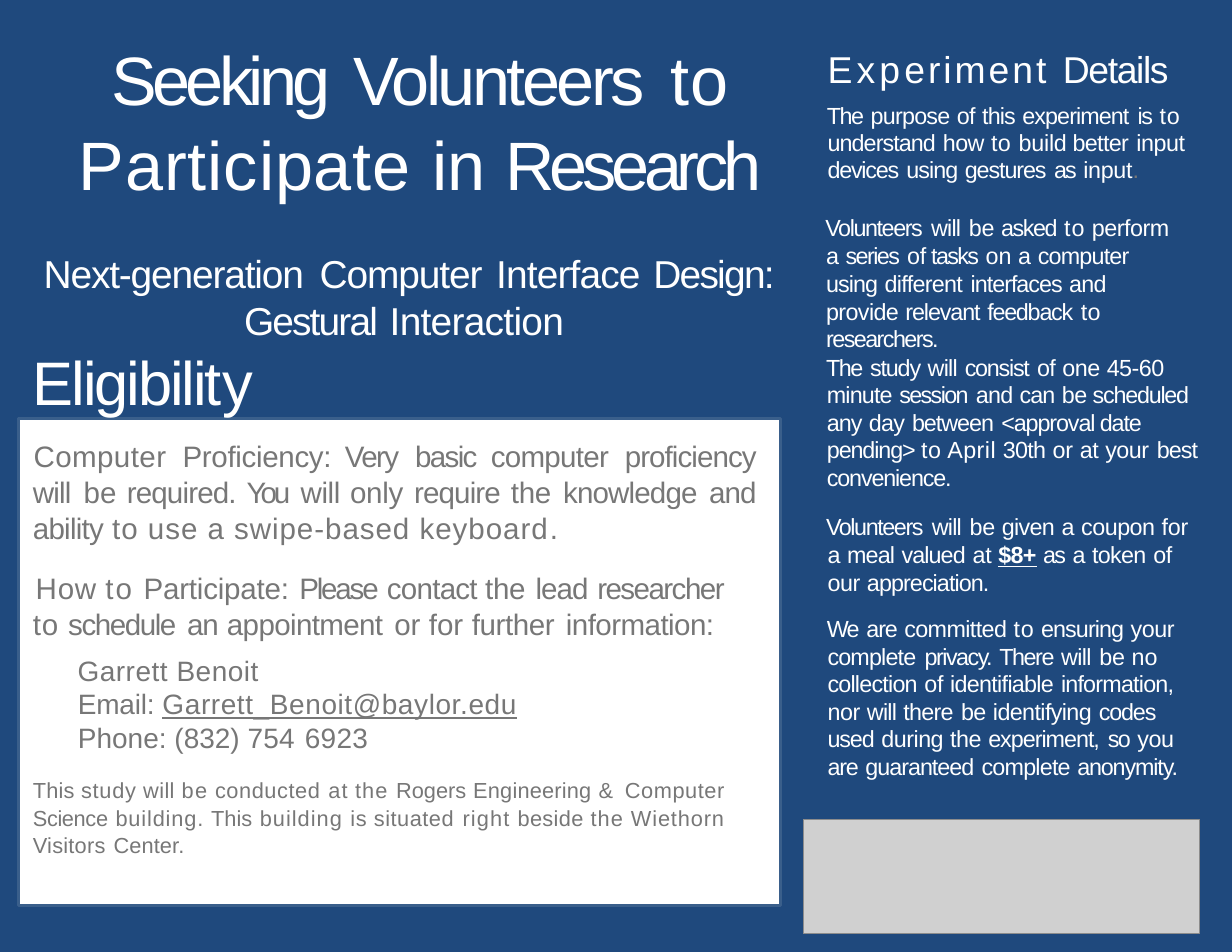
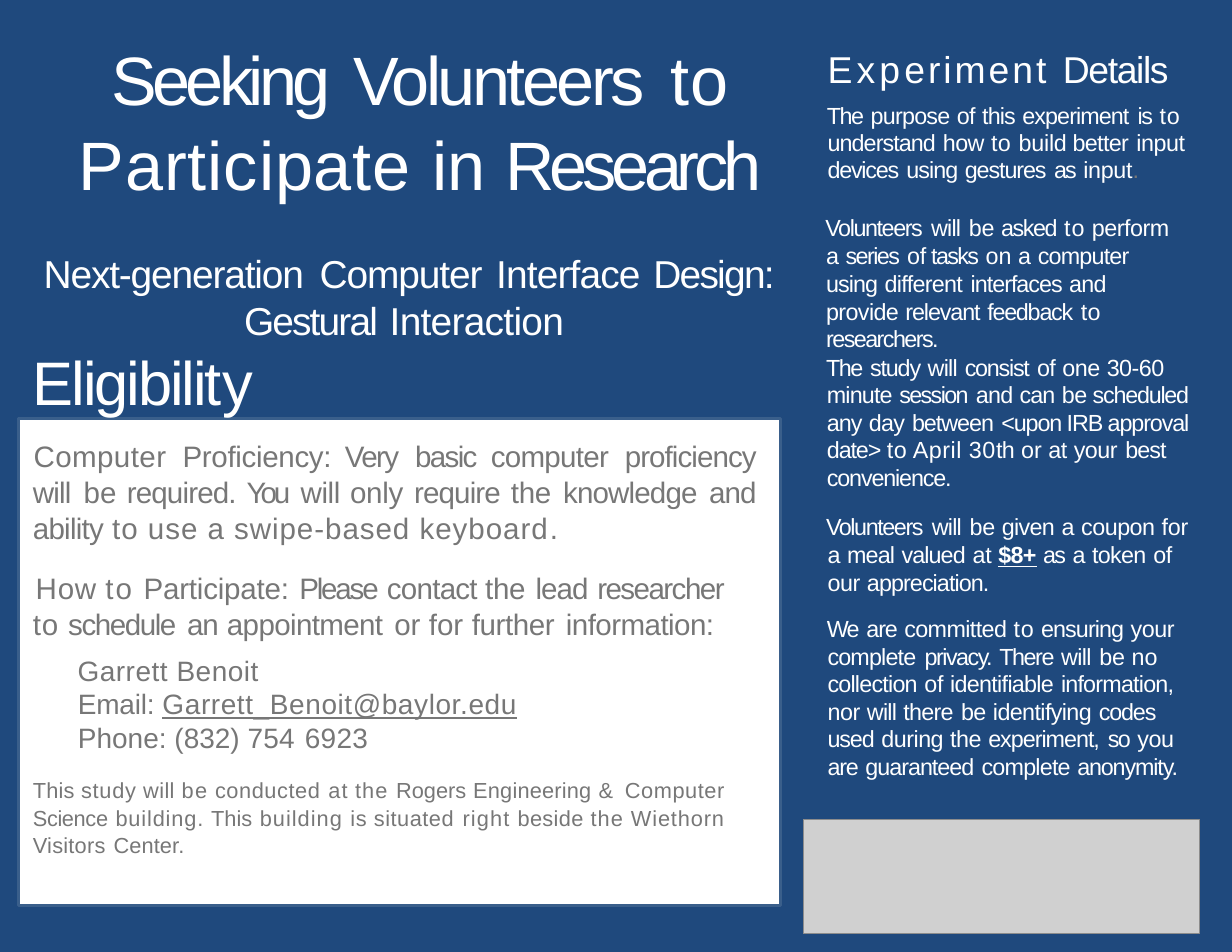
Before and after one commit to Malificiece/Leap-Motion-Thesis, a slide deck: slide 1 of docs/IRB/benoit_researchPoster.pptx. Drawn at 1232x952 pixels with LibreOffice and Linux fonts; fonts in the diff are those of the drawing; grey boxes stand for pictures. Boxes give left, top, right and bottom in pixels: in the first picture for what was removed or moved away, otherwise in the second. Text is boxed around its words. In the diff, an @@ line names an element or a change of style, - is before the commit and + after.

```diff
--- a/docs/IRB/benoit_researchPoster.pptx
+++ b/docs/IRB/benoit_researchPoster.pptx
@@ text at (x1=826, y1=359, x2=1190, y2=487): text changed @@
-The study will consist of one 45-60 minute session and can be scheduled any day between <approval date pending> to April 30th or at your best convenience.
+The study will consist of one 30-60 minute session and can be scheduled any day between <upon IRB approval date> to April 30th or at your best convenience.
```
Also in this commit, not shown: 6 other files.
